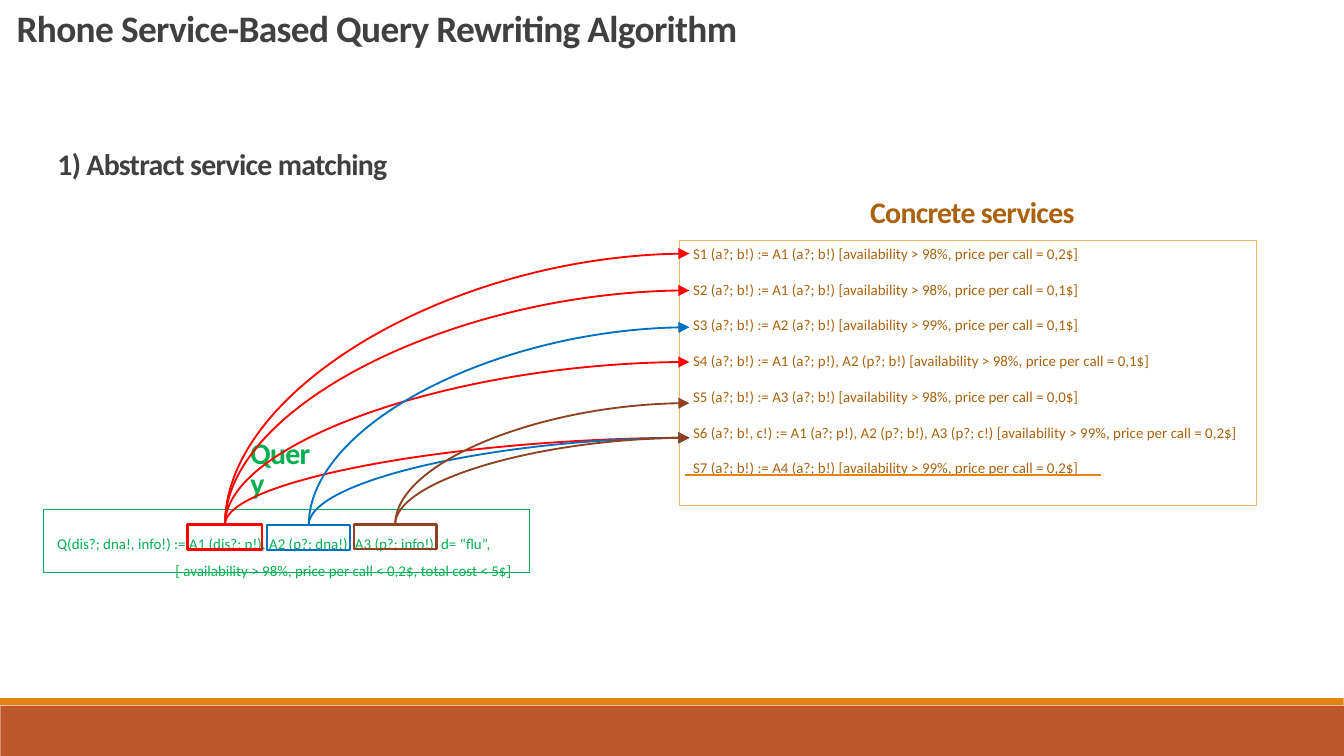
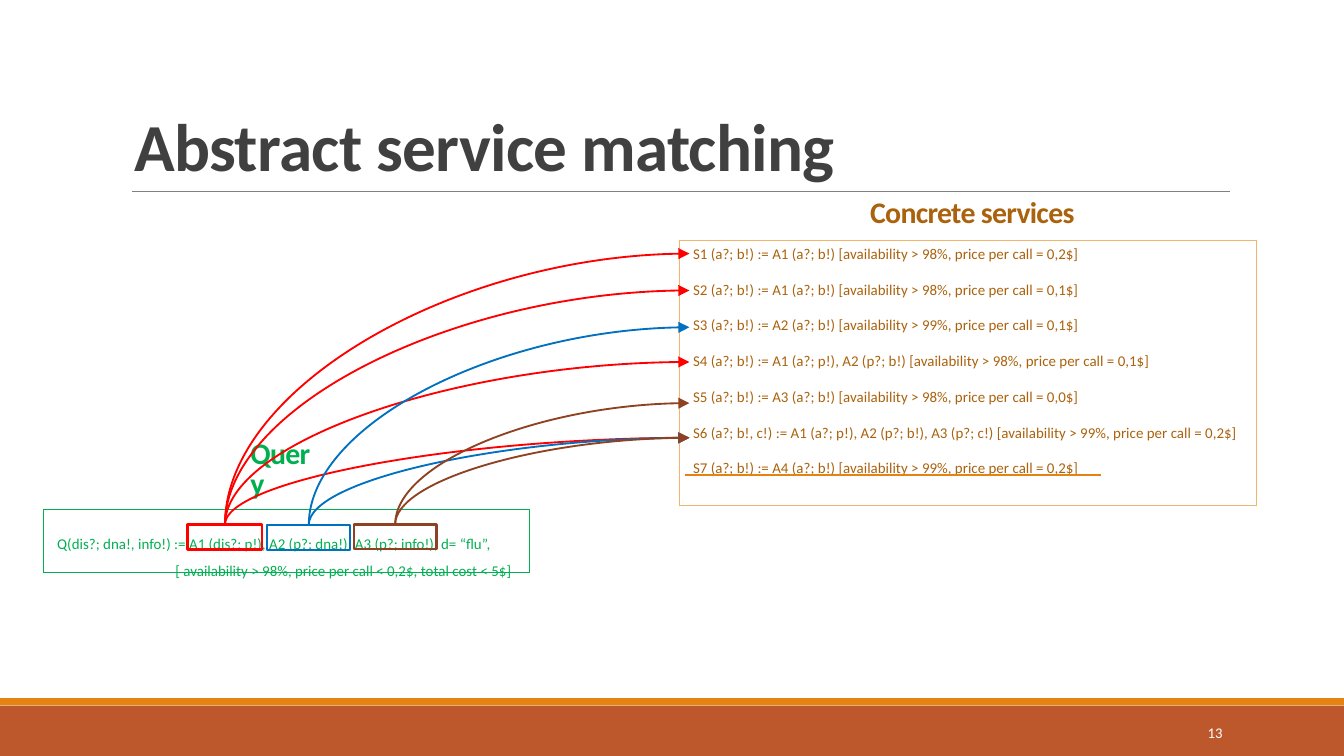
Before and after one commit to danielboni/DanielCarvalho-PhD, a slide deck: slide 13 of Presentations/ADBIS 2016/ADBIS-2016-Presentation.pptx. Drawn at 1344x756 pixels with LibreOffice and Linux fonts; fonts in the diff are those of the drawing. Boxes give left, top, right and bottom in pixels: in the first picture for what was removed or moved away, otherwise in the second. Text is boxed around its words. In the diff, an @@ line names an element or a change of style, - is before the commit and + after.

```diff
--- a/Presentations/ADBIS 2016/ADBIS-2016-Presentation.pptx
+++ b/Presentations/ADBIS 2016/ADBIS-2016-Presentation.pptx
@@ text removed at [17, 15, 737, 49] @@
-Rhone Service-Based Query Rewriting Algorithm
@@ title at [134, 124, 834, 183]: text changed; size 16 to 36 pt @@
-1) Abstract service matching
+Abstract service matching
@@ line added from (132, 192) to (1230, 192), #808080 0.5 pt @@
@@ page number added at [1208, 728, 1223, 738], 7.9 pt, text #FFFFFF @@
+13
```
Also in this commit, not shown: 3 other slides changed.
